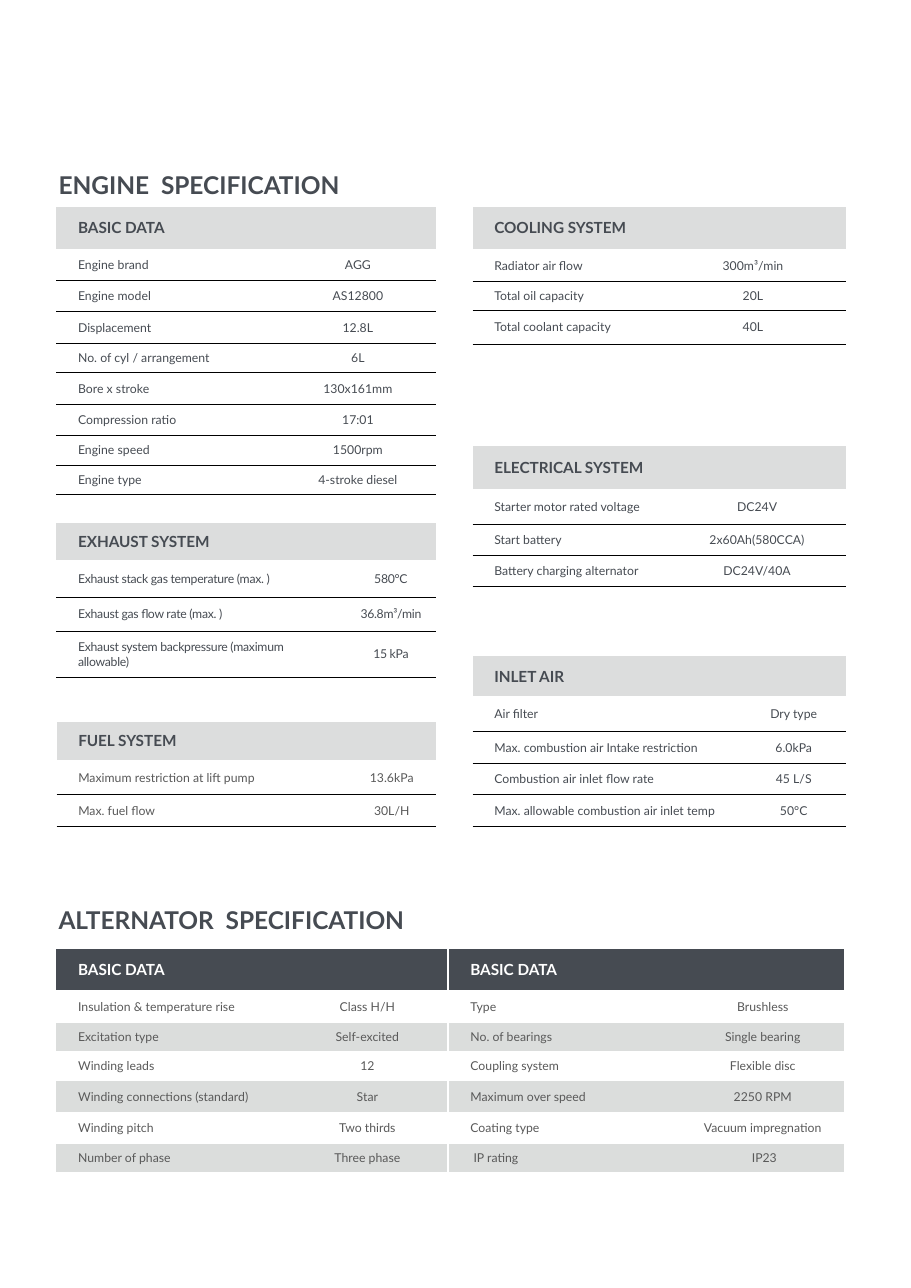
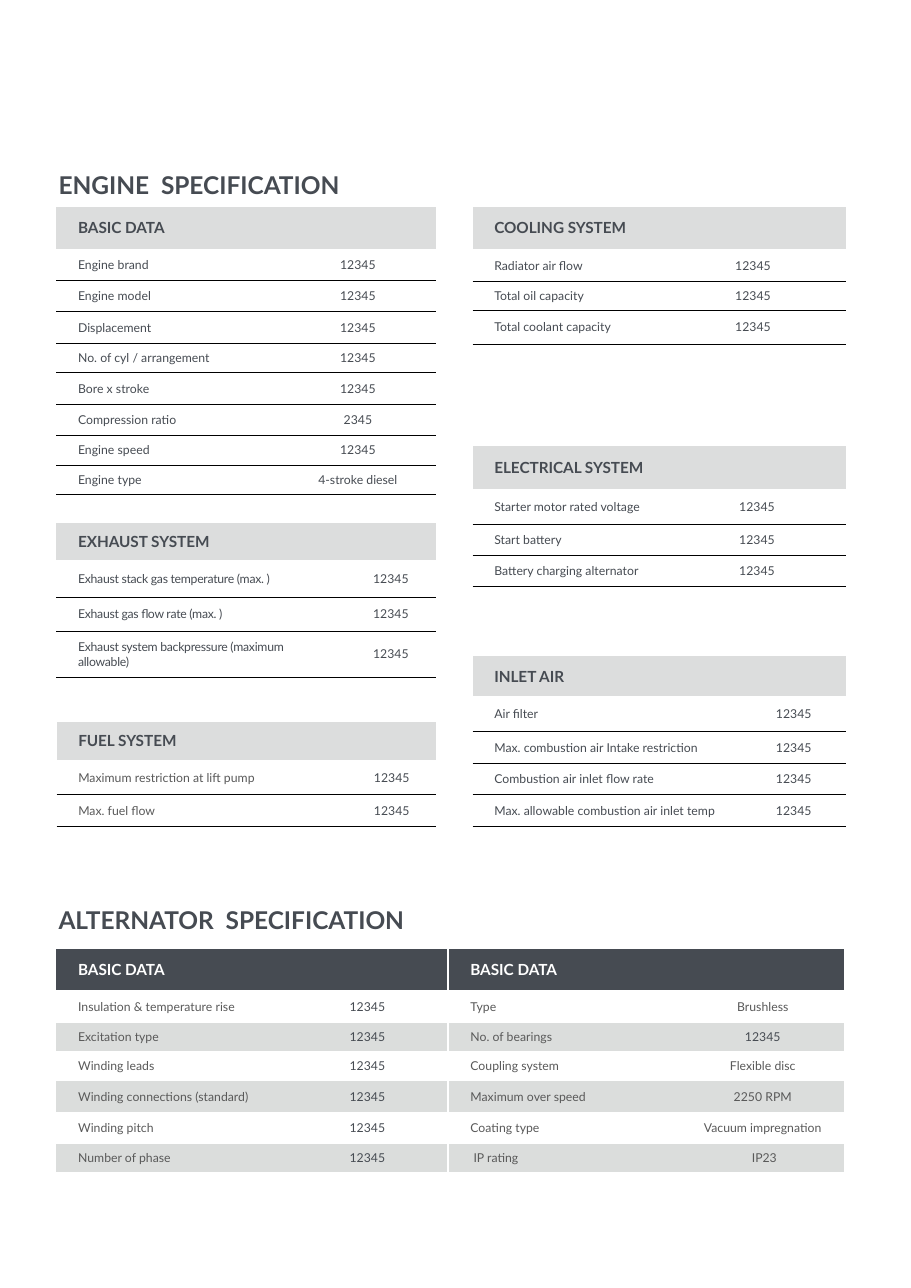
Before and after one commit to Bob-AGG/paramsheet-generator, a slide deck: slide 2 of templates/template_en.pptx. Drawn at 911x1288 pixels with LibreOffice and Linux fonts; fonts in the diff are those of the drawing; background and template pictures are left out. Boxes give left, top, right and bottom in pixels: in the first picture for what was removed or moved away, otherwise in the second. Text is boxed around its words. In the diff, an @@ line names an element or a change of style, - is before the commit and + after.

```diff
--- a/templates/template_en.pptx
+++ b/templates/template_en.pptx
@@ table at box(56, 207, 435, 495) @@
-row 2, column 2: AGG
+row 2, column 2: 12345
-row 3, column 2: AS12800
+row 3, column 2: 12345
-row 4, column 2: 12.8L
+row 4, column 2: 12345
-row 5, column 2: 6L
+row 5, column 2: 12345
-row 6, column 2: 130x161mm
+row 6, column 2: 12345
-row 7, column 2: 17:01
+row 7, column 2: 2345
-row 8, column 2: 1500rpm
+row 8, column 2: 12345
@@ table at box(473, 207, 846, 345) @@
-row 2, column 2: 300m³/min
+row 2, column 2: 12345
-row 3, column 2: 20L
+row 3, column 2: 12345
-row 4, column 2: 40L
+row 4, column 2: 12345
@@ table at box(473, 446, 846, 587) @@
-row 2, column 2: DC24V
+row 2, column 2: 12345
-row 3, column 2: 2x60Ah(580CCA)
+row 3, column 2: 12345
-row 4, column 2: DC24V/40A
+row 4, column 2: 12345
@@ table at box(56, 522, 435, 676) @@
-row 2, column 2: 580°C
+row 2, column 2: 12345
-row 3, column 2: 36.8m³/min
+row 3, column 2: 12345
-row 4, column 2: 15 kPa
+row 4, column 2: 12345
@@ table at box(473, 657, 846, 827) @@
-row 2, column 2: Dry type
+row 2, column 2: 12345
-row 3, column 2: 6.0kPa
+row 3, column 2: 12345
-row 4, column 2: 45 L/S
+row 4, column 2: 12345
-row 5, column 2: 50°C
+row 5, column 2: 12345
@@ table at box(56, 722, 436, 826) @@
-row 2, column 2: 13.6kPa
+row 2, column 2: 12345
-row 3, column 2: 30L/H
+row 3, column 2: 12345
@@ table at box(56, 948, 447, 1173) @@
-row 2, column 2: Class H/H
+row 2, column 2: 12345
-row 3, column 2: Self-excited
+row 3, column 2: 12345
-row 4, column 2: 12
+row 4, column 2: 12345
-row 5, column 2: Star
+row 5, column 2: 12345
-row 6, column 2: Two thirds
+row 6, column 2: 12345
-row 7, column 2: Three phase
+row 7, column 2: 12345
@@ table at box(448, 948, 844, 1173) @@
-row 3, column 2: Single bearing
+row 3, column 2: 12345
```
Also in this commit, not shown: 1 other slide changed, 2 slides added, 2 slides removed, 1 other file.
